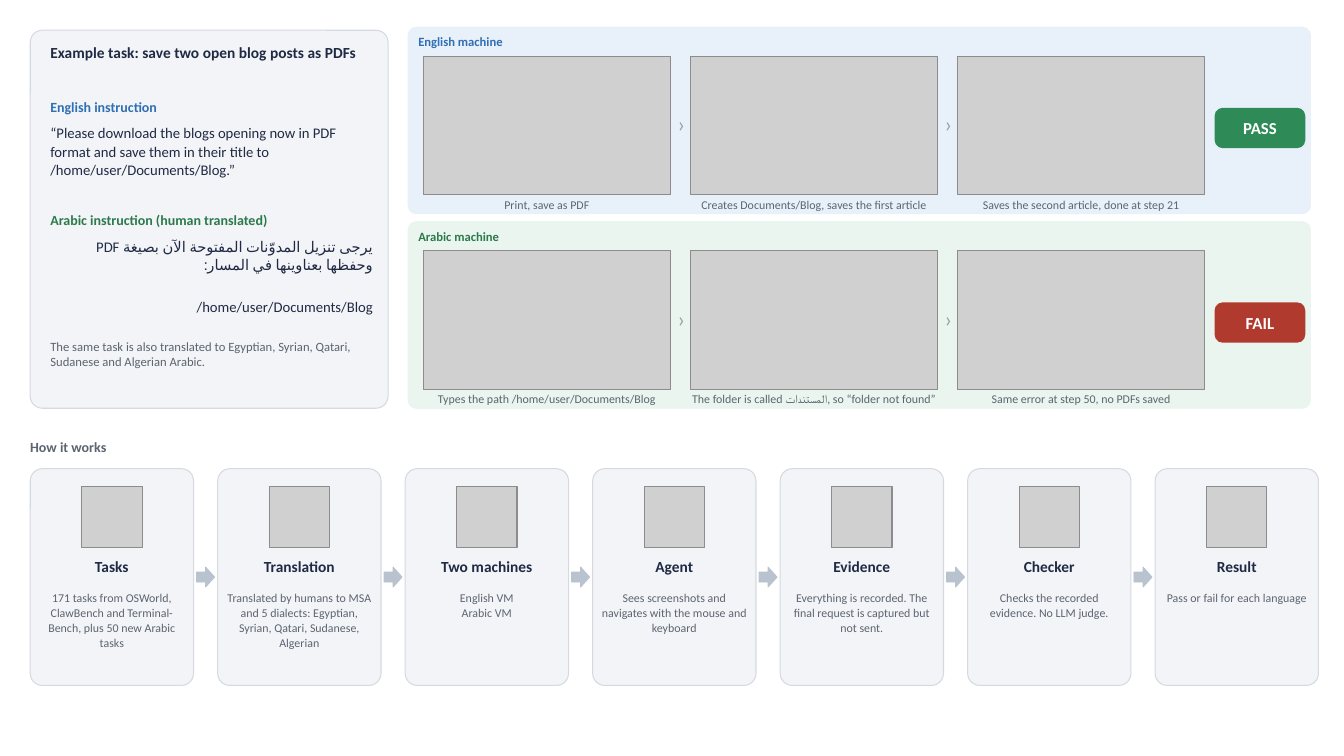
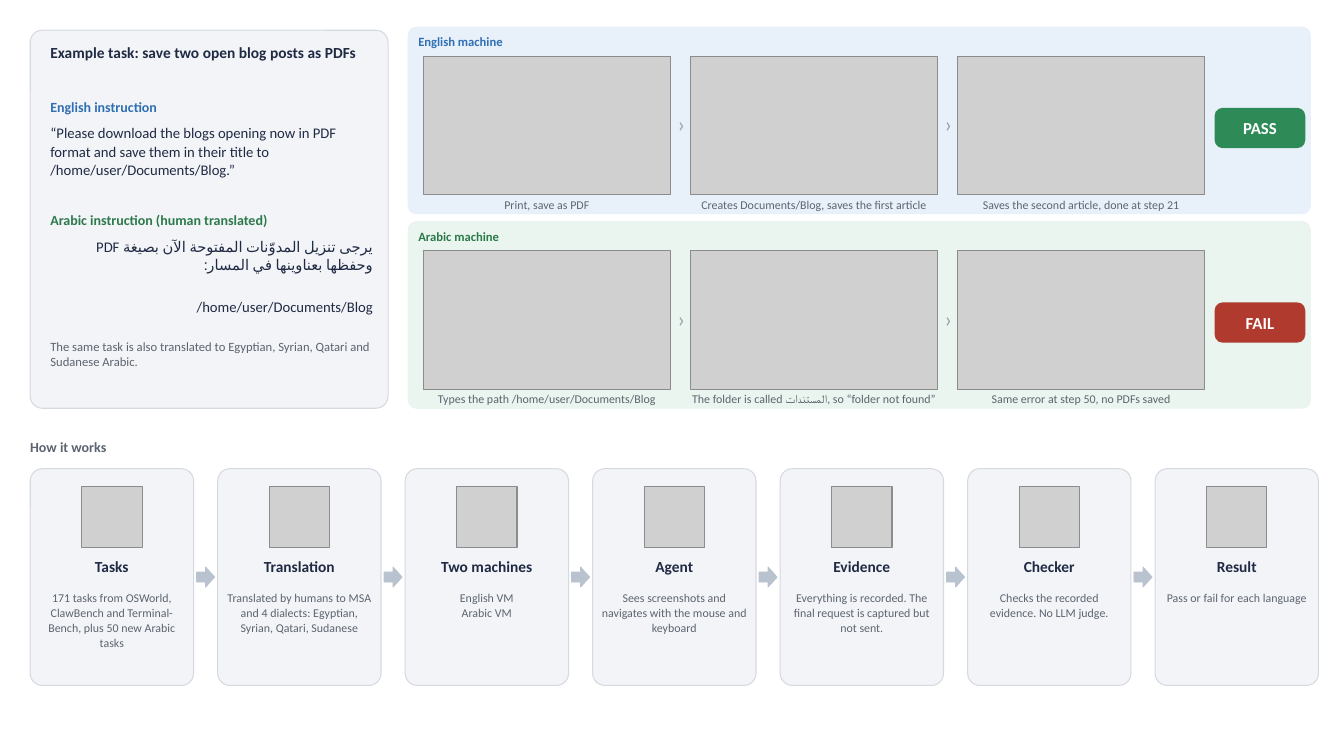
Before and after one commit to fjoad/araclawbench-paper, a slide deck: slide 1 of figures/figures.pptx. Drawn at 1344x756 pixels with LibreOffice and Linux fonts; fonts in the diff are those of the drawing; grey boxes stand for pictures. Boxes give left, top, right and bottom in pixels: in the first picture for what was removed or moved away, otherwise in the second. Text is boxed around its words. In the diff, an @@ line names an element or a change of style, - is before the commit and + after.

```diff
--- a/figures/figures.pptx
+++ b/figures/figures.pptx
@@ text at bbox=[50, 342, 369, 366]: text changed @@
-The same task is also translated to Egyptian, Syrian, Qatari, Sudanese and Algerian Arabic.
+The same task is also translated to Egyptian, Syrian, Qatari and Sudanese Arabic.
@@ text at bbox=[227, 594, 371, 634]: text changed @@
-Translated by humans to MSA and 5 dialects: Egyptian, Syrian, Qatari, Sudanese, Algerian
+Translated by humans to MSA and 4 dialects: Egyptian, Syrian, Qatari, Sudanese
```
Also in this commit, not shown: 21 other files.
